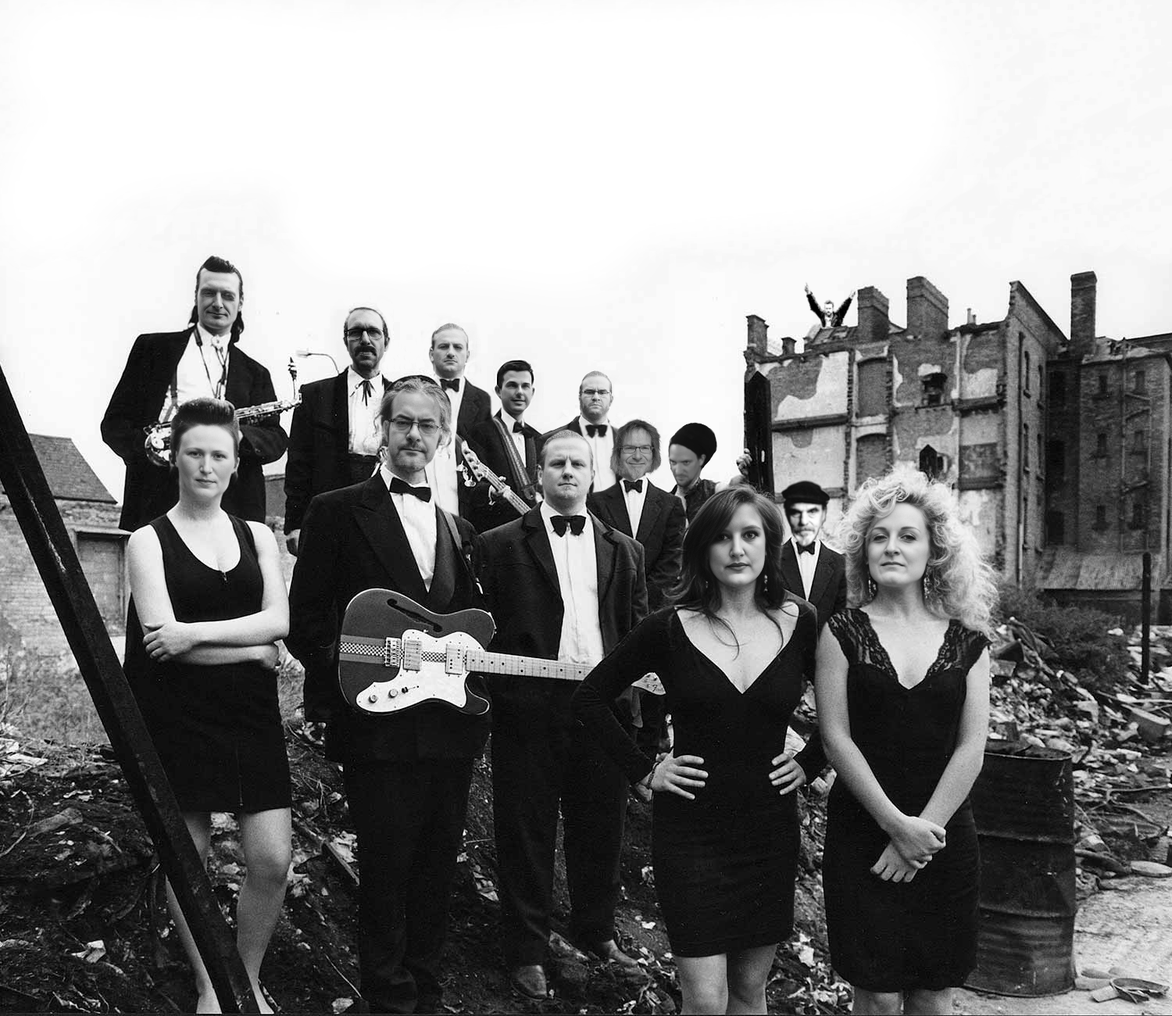
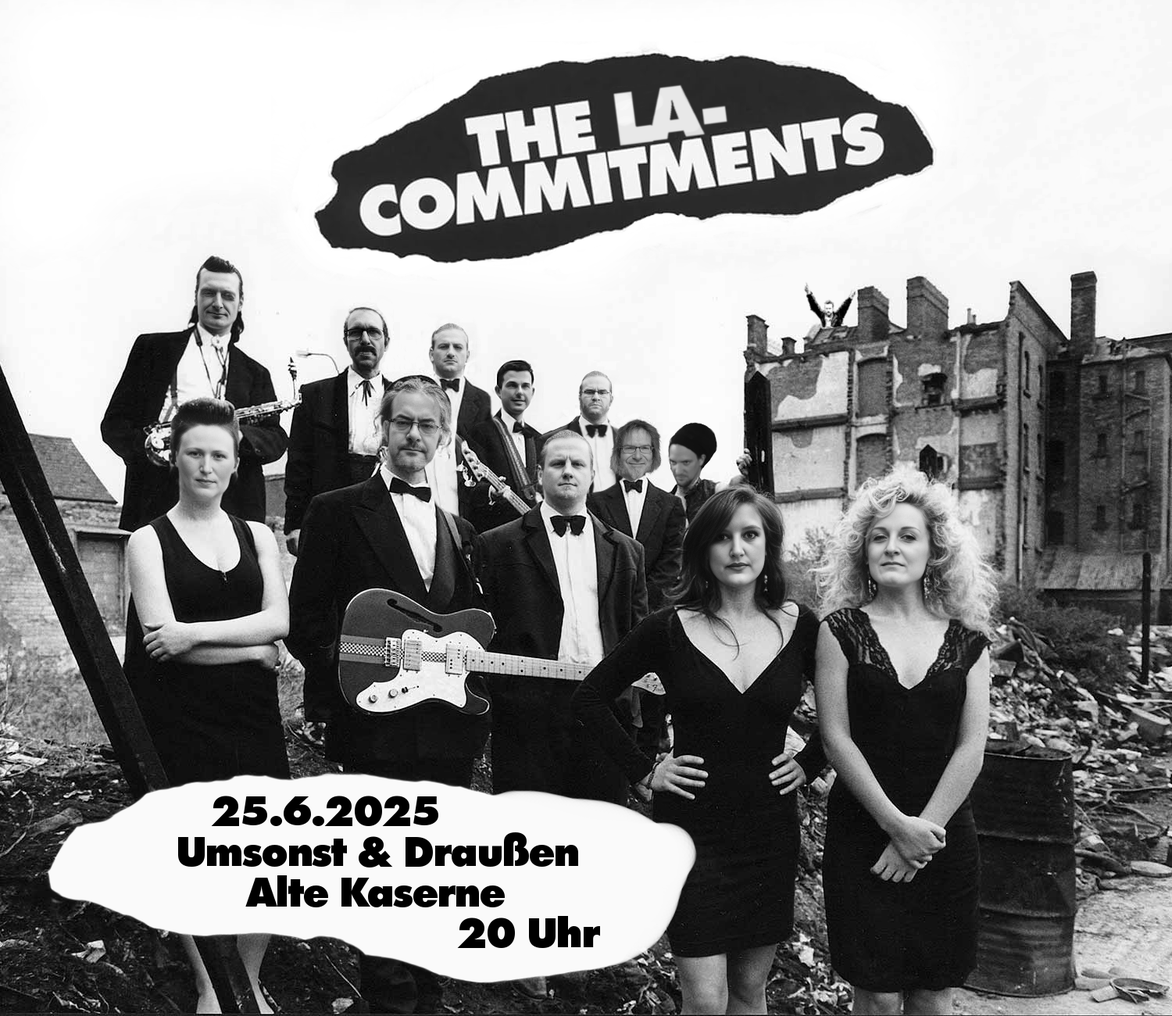
Two versions of the same layered image (1172x1016). Layer-by-layer changes:
renamed "24.8.2024 ..." to "Text", showed it, painted on it over [84, 790, 686, 949]
renamed "Daten" to "Blase", showed it over [45, 769, 698, 986]
showed "SchriftLA" over [612, 83, 729, 147]
showed "SchriftThe" over [458, 96, 600, 171]
showed "Schrift" over [271, 41, 971, 281]
hid "Ziggy" over [755, 472, 862, 565]
hid "ZiggyBody" over [758, 535, 861, 684]
